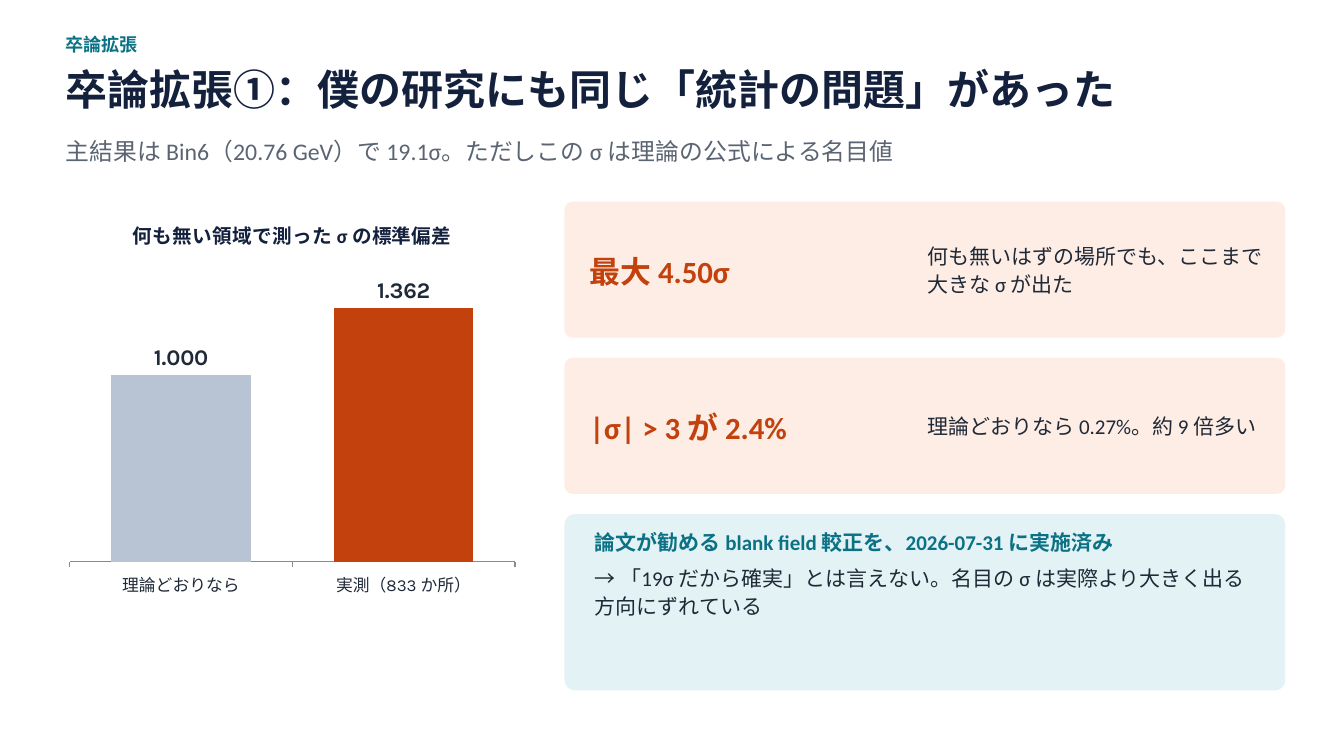
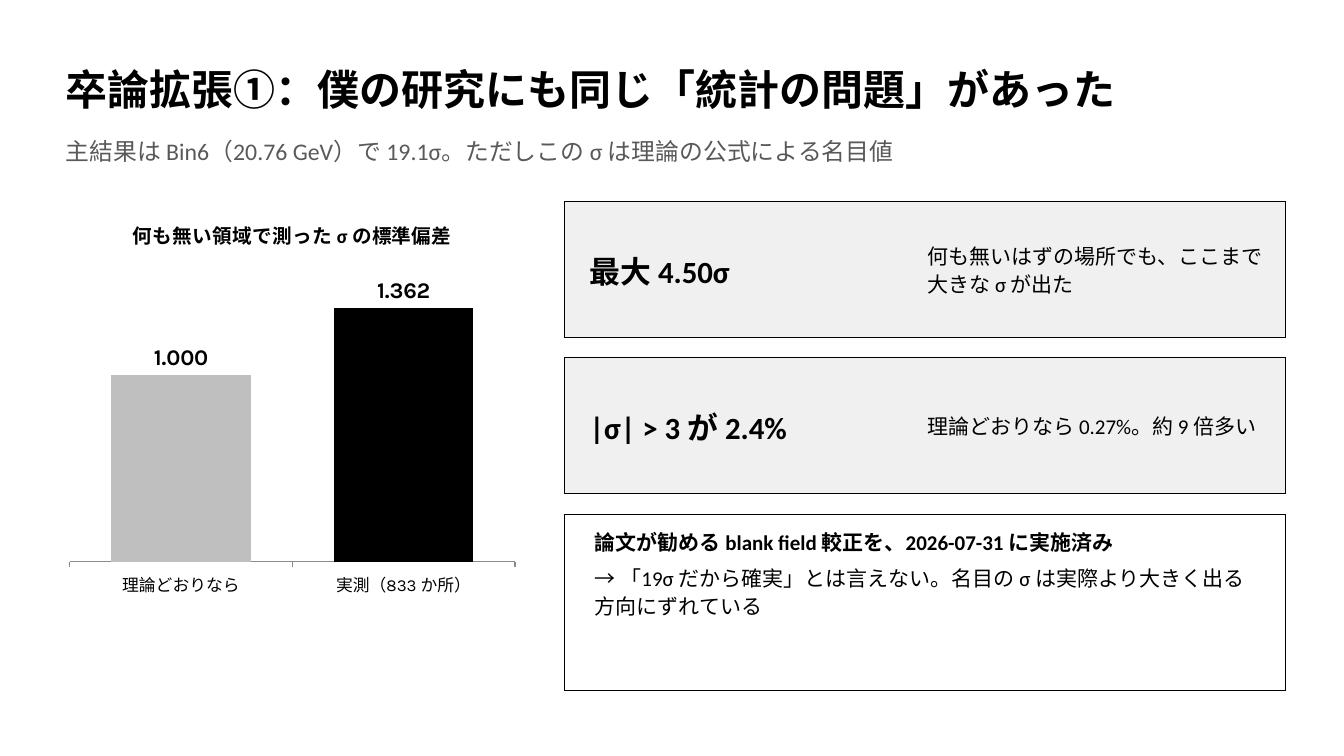
Before and after one commit to Mikann20041029/darkmatter-slides, a slide deck: slide 11 of slides/Toni Bertólez-Martínez, et al. (2026).pptx. Drawn at 1344x756 pixels with LibreOffice and Linux fonts; fonts in the diff are those of the drawing. Boxes give left, top, right and bottom in pixels: in the first picture for what was removed or moved away, otherwise in the second. Text is boxed around its words. In the diff, an @@ line names an element or a change of style, - is before the commit and + after.

```diff
--- a/slides/Toni Bertólez-Martínez, et al. (2026).pptx
+++ b/slides/Toni Bertólez-Martínez, et al. (2026).pptx
@@ text "卒論拡張①：僕の研究にも同じ「統計の問題」があった" at (65,68,1115,109): text colour #14213D to #000000 @@
@@ text removed at (65,35,138,53) @@
-卒論拡張
@@ text "主結果は Bin6（20.76 GeV）で 19.1σ。ただしこの σ ..." at (65,140,893,162): text colour #5B6472 to #595959 @@
@@ column chart at (60,202,524,605) @@
@@ colours of single points changed @@
@@ lettering changed @@
@@ rounded rectangle removed at (565,202,1286,338) @@
@@ rectangle added at (565,202,1286,338), fill #F0F0F0, outline #000000 0.75 pt @@
@@ text "最大 4.50σ" at (590,257,730,286): text colour #C2410C to #000000 @@
@@ text "何も無いはずの場所でも、ここまで大きな σ が出た" at (927,246,1262,294): text colour #1F2937 to #000000 @@
@@ rounded rectangle removed at (565,358,1286,494) @@
@@ rectangle added at (565,358,1286,494), fill #F0F0F0, outline #000000 0.75 pt @@
@@ text "|σ| > 3 が 2.4%" at (590,412,787,444): text colour #C2410C to #000000 @@
@@ text "理論どおりなら 0.27%。約 9 倍多い" at (927,416,1256,436): text colour #1F2937 to #000000 @@
@@ rounded rectangle removed at (565,514,1286,691) @@
@@ rectangle added at (565,514,1286,691), fill #FFFFFF, outline #000000 0.75 pt @@
@@ text "論文が勧める blank field 較正を、2026-07-31 に実施済み" at (595,532,1245,616): text colour #0B7285 to #000000 in "論文が勧める blank field 較正を、2026-07-31 に実施済み"; text colour #1F2937 to #000000 in "→ 「19σ だから確実」とは言えない。名目の σ は実際より大きく出る方向にずれている" @@
```
Also in this commit, not shown: 10 other slides changed, 2 other files.
